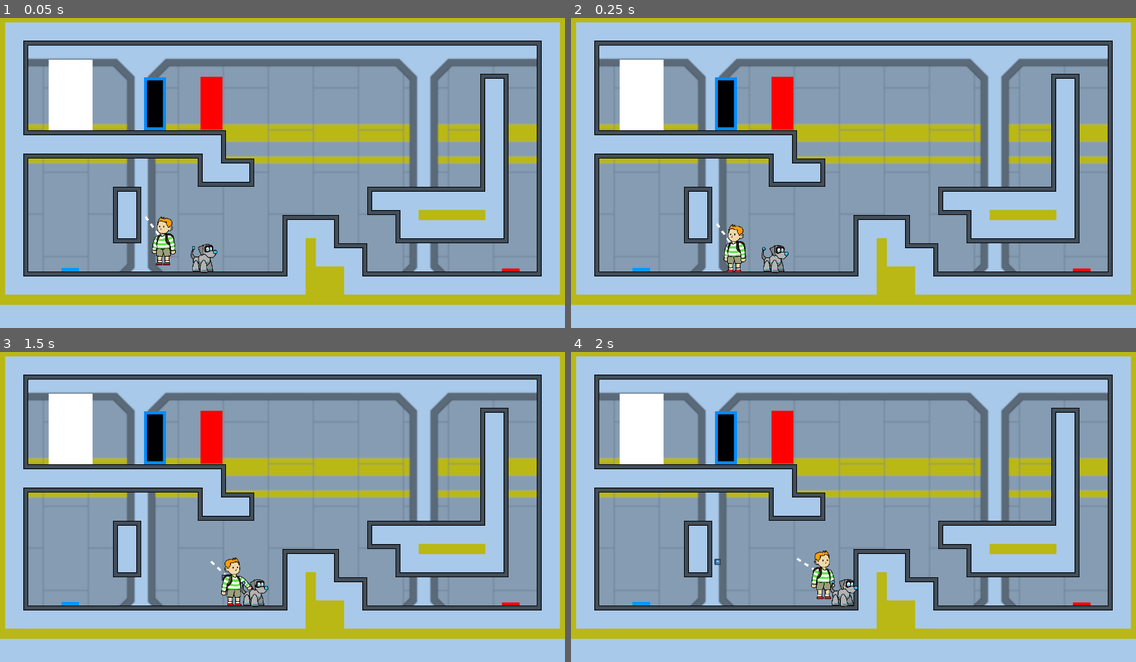
Above: before the commit, frames 1-4 (two rows, left to right).
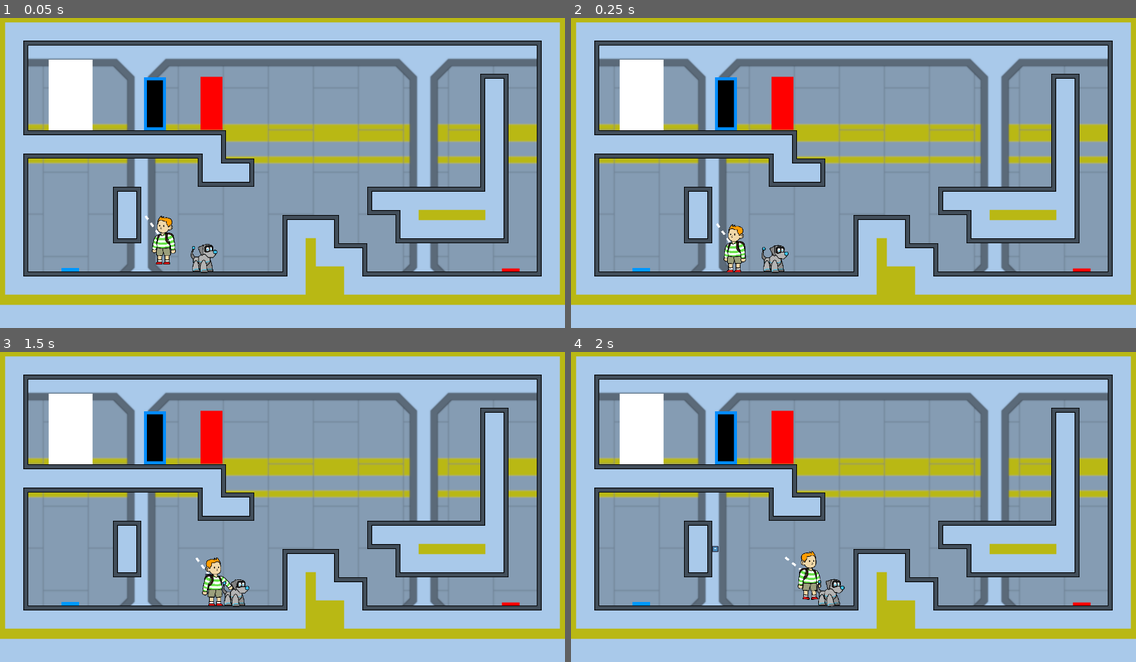
Above: after the commit, the same moments.

Repository: FavouredFool/special-disco
Game: Godot game, scene res://Scenes/Main.tscn
Same seed, same stepped clock (60 frames per second), same inputs: the game is played once before the commit and once after it. The engine's default icon, where the game draws it, is replaced by a stand-in: a white triangle on a blue panel in a dark square.
Inputs (mouse positions are in pixels of both pictures, inside the frame that each line leads up to):
- Up to frame 1 (0.05 s): no input
- Up to frame 2 (0.25 s): no input
- Up to frame 3 (1.5 s): move the mouse to (406, 491) at 0.52 s; hold D (move_right) from 0.53 s (still down); tap Space (jump) at 0.6, 0.77, 1.07 s; click (406, 491) at 0.67 s; move the mouse to (169, 522) at 1.27 s; click (169, 522) at 1.35 s
- Up to frame 4 (2 s): keep holding D (move_right); tap Space (jump) at 1.52, 1.55, 1.82 s

The runs differ from the first frame. In frame 1, 0.2% of the frame differs, in the area x 25-32%, y 63-80%; in frame 2, less than 0.1%; in frame 3, 1.2%, in the area x 34-48%, y 66-83%; in frame 4, 1.2%.

Commit message:
fix: Parameter geändert

Diff:
--- a/Scenes/Player.tscn
+++ b/Scenes/Player.tscn
@@ -11,6 +11,10 @@
 collision_mask = 3
 collision/safe_margin = 1.0
 script = ExtResource( 2 )
+speed = 200.0
+jump_strength = 800.0
+gravity = 3500.0
+bounce_multiplicator = 1.1
 
 [node name="RingSelection" type="Sprite" parent="."]
 visible = false
